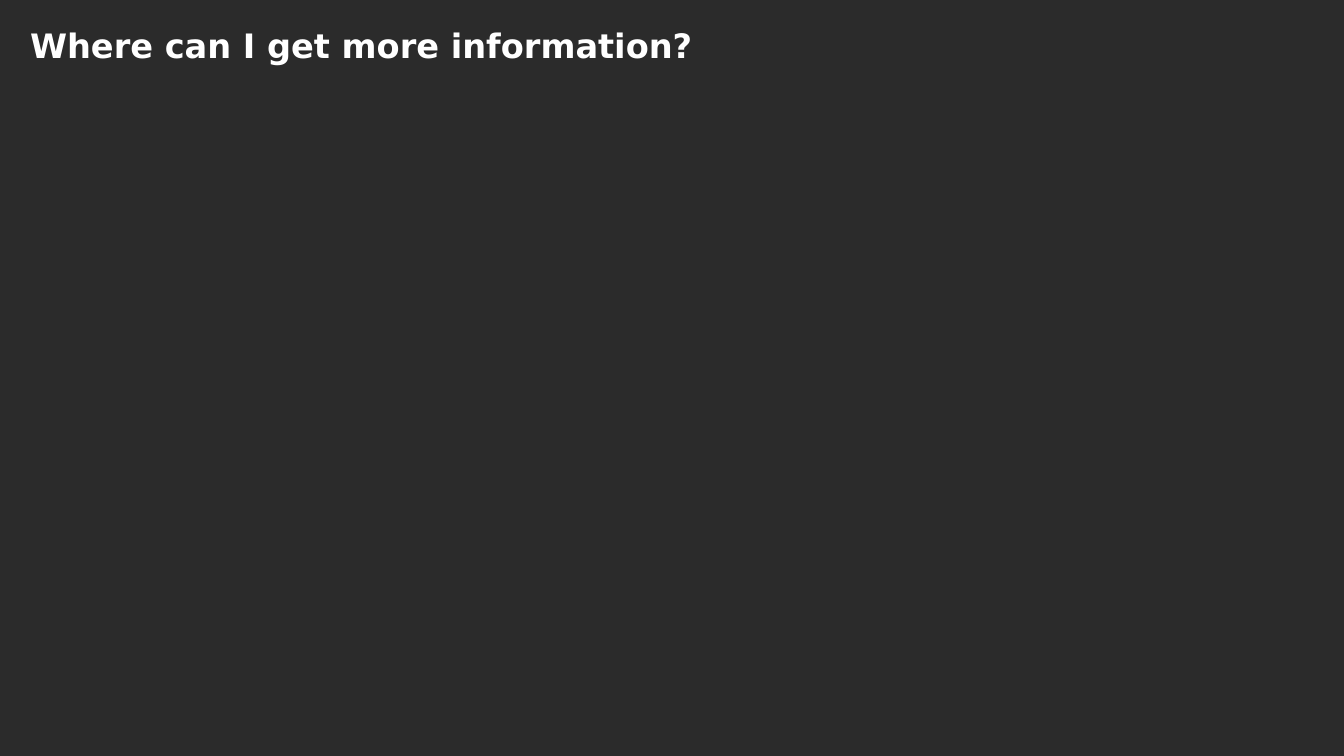
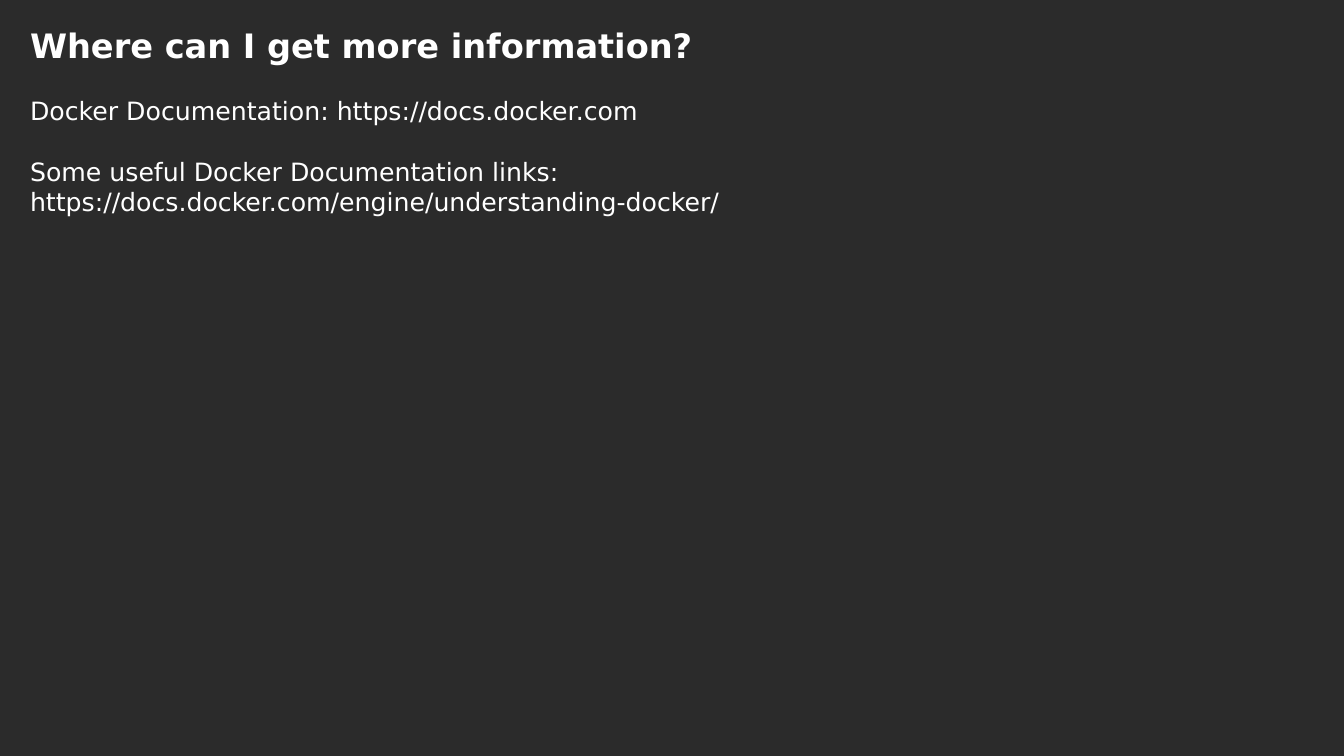
Before and after one commit to luisnabais-courses/course_docker, a slide deck: slide 17 of slides/course_slides.odp (slide 15 before the commit). Drawn at 1344x756 pixels with LibreOffice and Linux fonts; fonts in the diff are those of the drawing; background and template pictures are left out; a plain dark background stands for a picture behind light text. Boxes give left, top, right and bottom in pixels: in the first picture for what was removed or moved away, otherwise in the second. Text is boxed around its words. In the diff, an @@ line names an element or a change of style, - is before the commit and + after.

```diff
--- a/slides/course_slides.odp
+++ b/slides/course_slides.odp
@@ text at bbox=[30, 101, 719, 217]: paragraphs added @@
+Docker Documentation: https://docs.docker.com
+Some useful Docker Documentation links:
+https://docs.docker.com/engine/understanding-docker/
```
Also in this commit, not shown: 1 other slide changed, 3 slides added, 1 slide removed.
